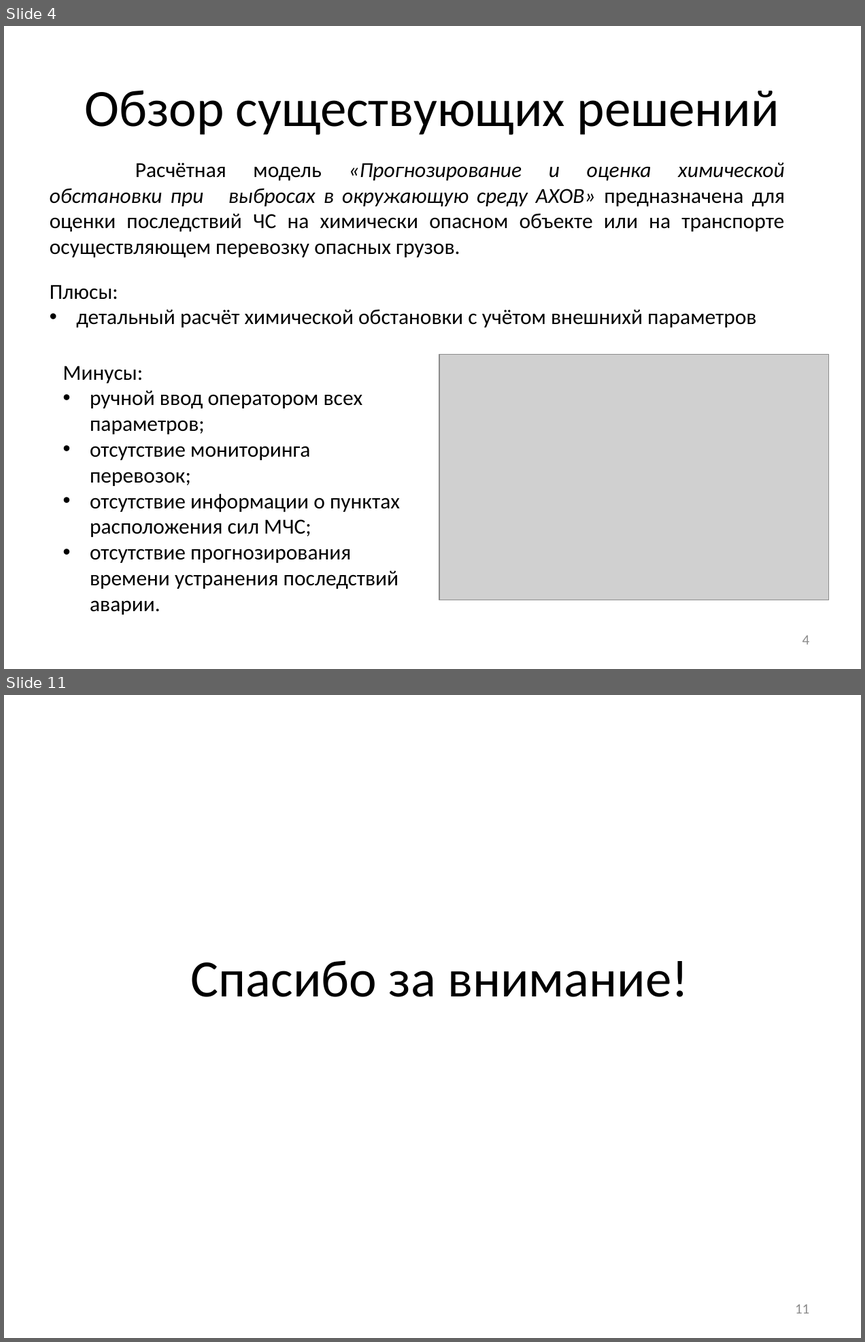
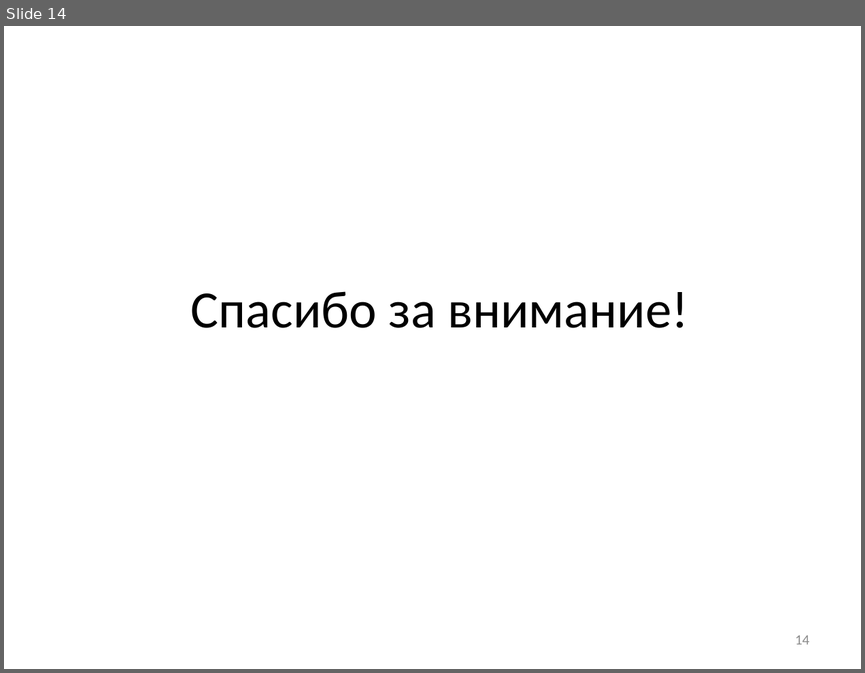
Before and after one commit to SanSanch5/BachelorDiplom, a slide deck: РПЗ/Презентация.pptx. Shown one above the other, each under a label of ours: slides 4 and 11 before the commit, slide 14 after it; the slides between them are not shown. The pictures are 865x1342 and 865x673 pixels, drawn with LibreOffice and Linux fonts; fonts in the diff are those of the drawing; grey boxes stand for pictures. Boxes give left, top, right and bottom in pixels: in the first picture for what was removed or moved away, otherwise in the second. Text is boxed around its words. In the diff, an @@ line names an element or a change of style, - is before the commit and + after.

Commit message:
Добавлен модуль исследования зависимости времени расчёта от количества потоков. Отредактировано РПЗ

```diff
--- a/РПЗ/Презентация.pptx
+++ b/РПЗ/Презентация.pptx
@@ slide 4 removed at <box>4,26,861,669</box>, background #FFFFFF @@
@@ title removed at <box>84,90,779,135</box> @@
-Обзор существующих решений
@@ text removed at <box>50,162,785,258</box> @@
-Расчётная модель «Прогнозирование и оценка химической обстановки при выбросах в окружающую среду АХОВ» предназначена для оценки последствий ЧС на химически опасном объекте или на транспорте осуществляющем перевозку опасных грузов.
@@ text removed at <box>50,284,756,328</box> @@
-Плюсы:
-• детальный расчёт химической обстановки с учётом внешнихй параметров
@@ text removed at <box>63,365,400,614</box> @@
-Минусы:
-• ручной ввод оператором всех параметров;
-• отсутствие мониторинга перевозок;
-• отсутствие информации о пунктах расположения сил МЧС;
-• отсутствие прогнозирования времени устранения последствий аварии.
@@ picture removed at <box>439,354,829,600</box> @@
@@ page number removed at <box>802,635,810,644</box> @@
-4
@@ what was slide 11 is now slide 14 @@
@@ page number at <box>795,635,809,644</box>: text changed @@
-11
+14
```
Also in this commit, not shown: 3 slides changed, 10 slides added, 6 other slides removed, 23 other files.
